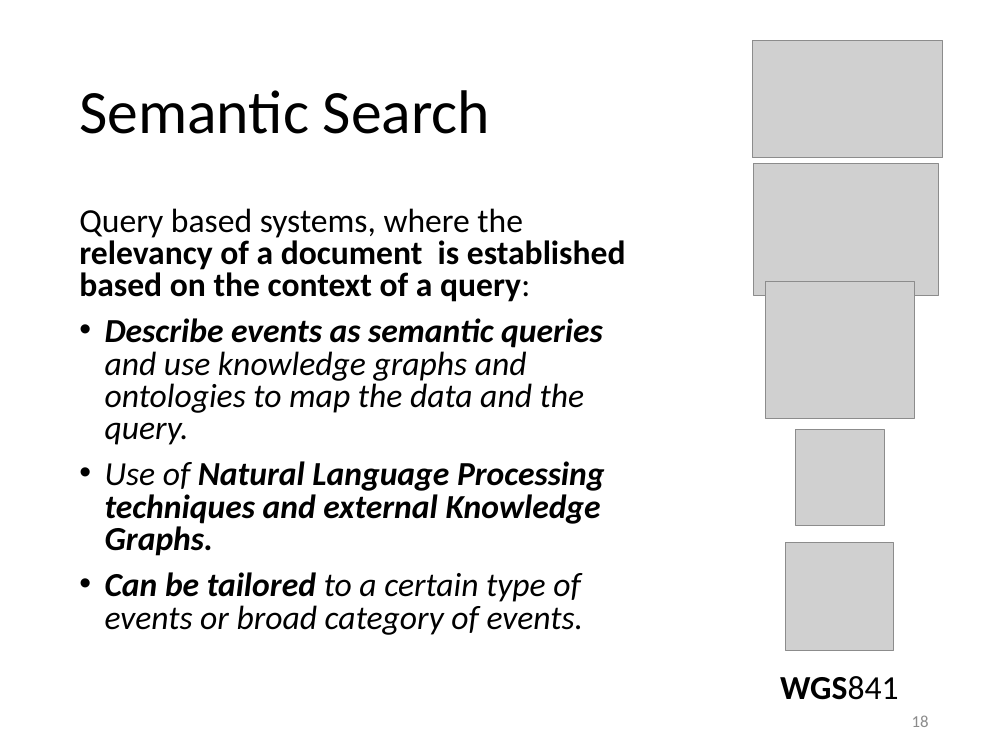
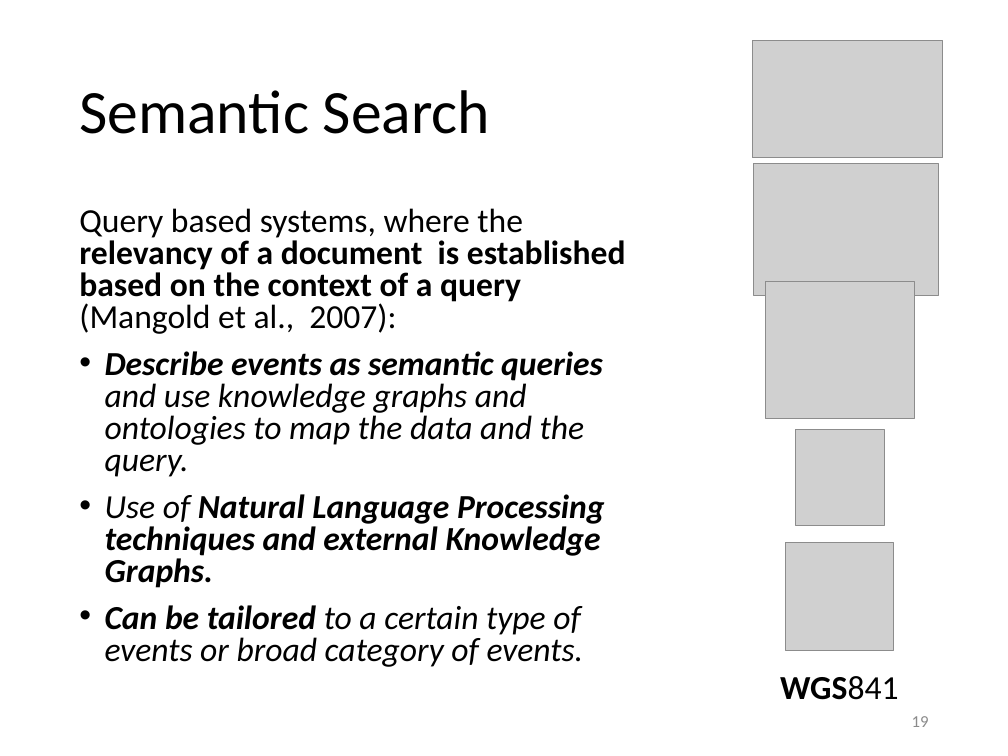
Before and after one commit to evhart/smasac-tutorial, a slide deck: slide 19 of slides/pptx/2-data-collection.pptx (slide 18 before the commit). Drawn at 1008x756 pixels with LibreOffice and Linux fonts; fonts in the diff are those of the drawing; grey boxes stand for pictures; background and template pictures are left out. Boxes give left, top, right and bottom in pixels: in the first picture for what was removed or moved away, otherwise in the second. Text is boxed around its words. In the diff, an @@ line names an element or a change of style, - is before the commit and + after.

```diff
--- a/slides/pptx/2-data-collection.pptx
+++ b/slides/pptx/2-data-collection.pptx
@@ text at (79, 208, 626, 334): text changed @@
-Query based systems, where the relevancy of a document is established based on the context of a query:
+Query based systems, where the relevancy of a document is established based on the context of a query (Mangold et al., 2007):
@@ page number at (912, 716, 929, 727): text changed @@
-18
+19
```
Also in this commit, not shown: 1 other slide changed, 1 slide added, 2 other files.
